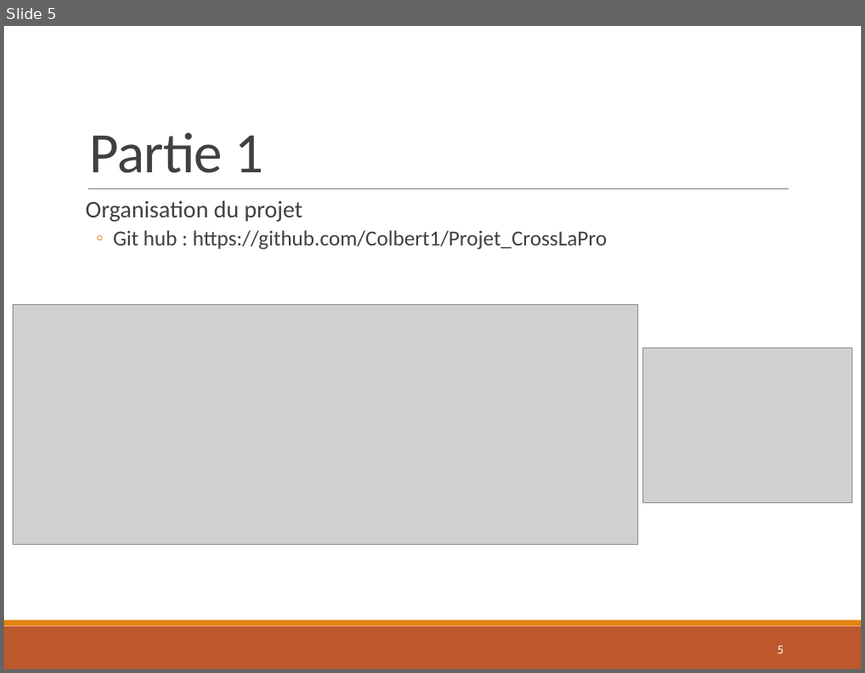
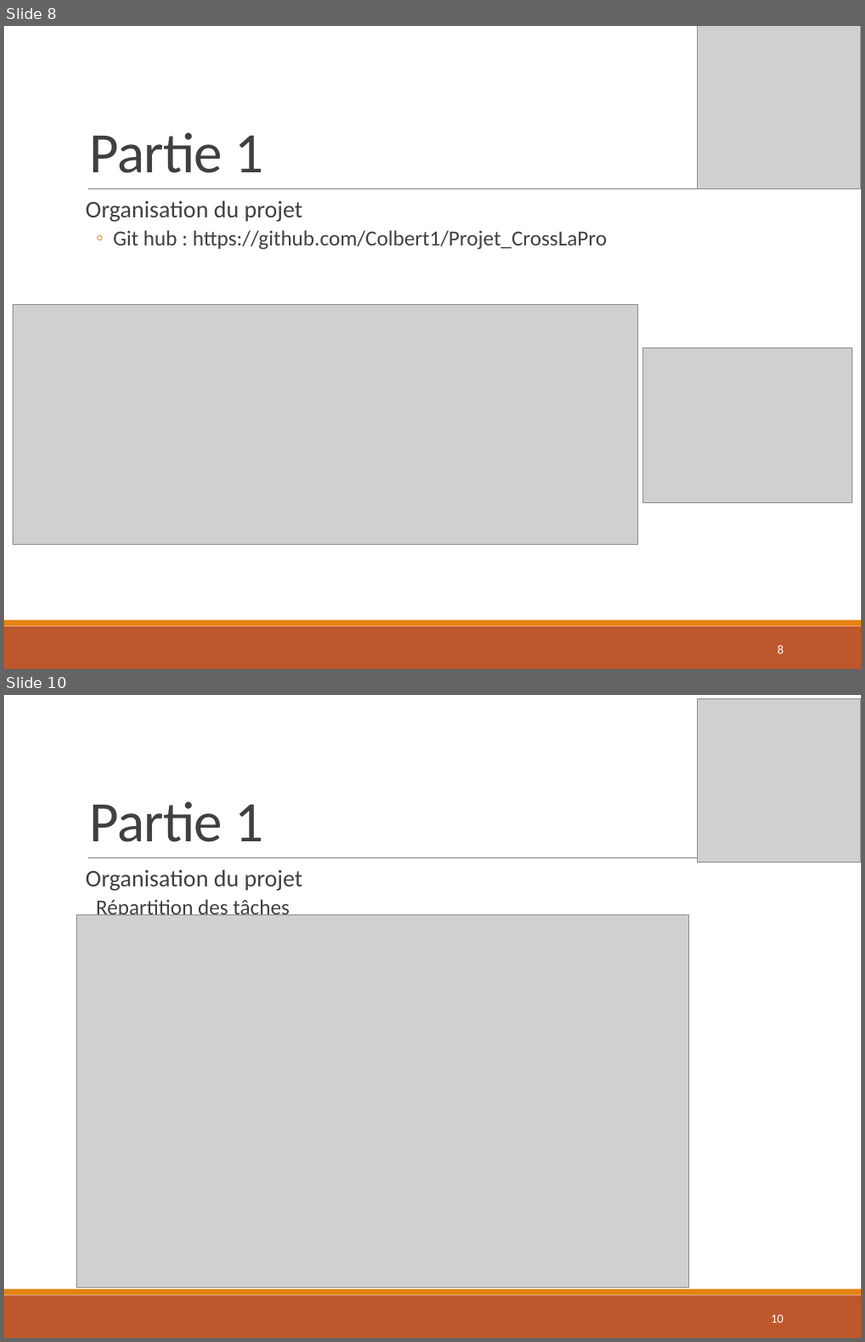
Before and after one commit to Colbert1/Projet_CrossLaPro, a slide deck: Ressources/Presentation_Projet_CrossLaPro_E3_Danel.pptx. Shown one above the other, each under a label of ours: slide 5 before the commit, slides 8 and 10 after it; the slides between them are not shown. The pictures are 865x673 and 865x1342 pixels, drawn with LibreOffice and Linux fonts; fonts in the diff are those of the drawing; grey boxes stand for pictures. Boxes give left, top, right and bottom in pixels: in the first picture for what was removed or moved away, otherwise in the second. Text is boxed around its words. In the diff, an @@ line names an element or a change of style, - is before the commit and + after.

```diff
--- a/Ressources/Presentation_Projet_CrossLaPro_E3_Danel.pptx
+++ b/Ressources/Presentation_Projet_CrossLaPro_E3_Danel.pptx
@@ slide 10 added at (4, 695, 861, 1338), background #FFFFFF; not listed: 3 template elements that a slide beside it also shows @@
@@ picture added at (697, 698, 861, 862) @@
@@ title added at (90, 801, 263, 842), 48 pt, text #404040 @@
+Partie 1
@@ text added at (86, 869, 303, 915), 20 pt, text #404040 @@
+  Organisation du projet
+  Répartition des tâches
@@ picture added at (77, 915, 688, 1287) @@
@@ page number added at (771, 1314, 783, 1322), 10.5 pt, text #FFFFFF @@
+10
@@ what was slide 5 is now slide 8 @@
@@ slide 8 changed as well @@
@@ picture added at (697, 26, 861, 189) @@
@@ page number at (778, 645, 783, 653): text changed @@
-5
+8
```
Also in this commit, not shown: 12 other slides changed, 11 other slides added, 1 slide removed, 10 other files.
